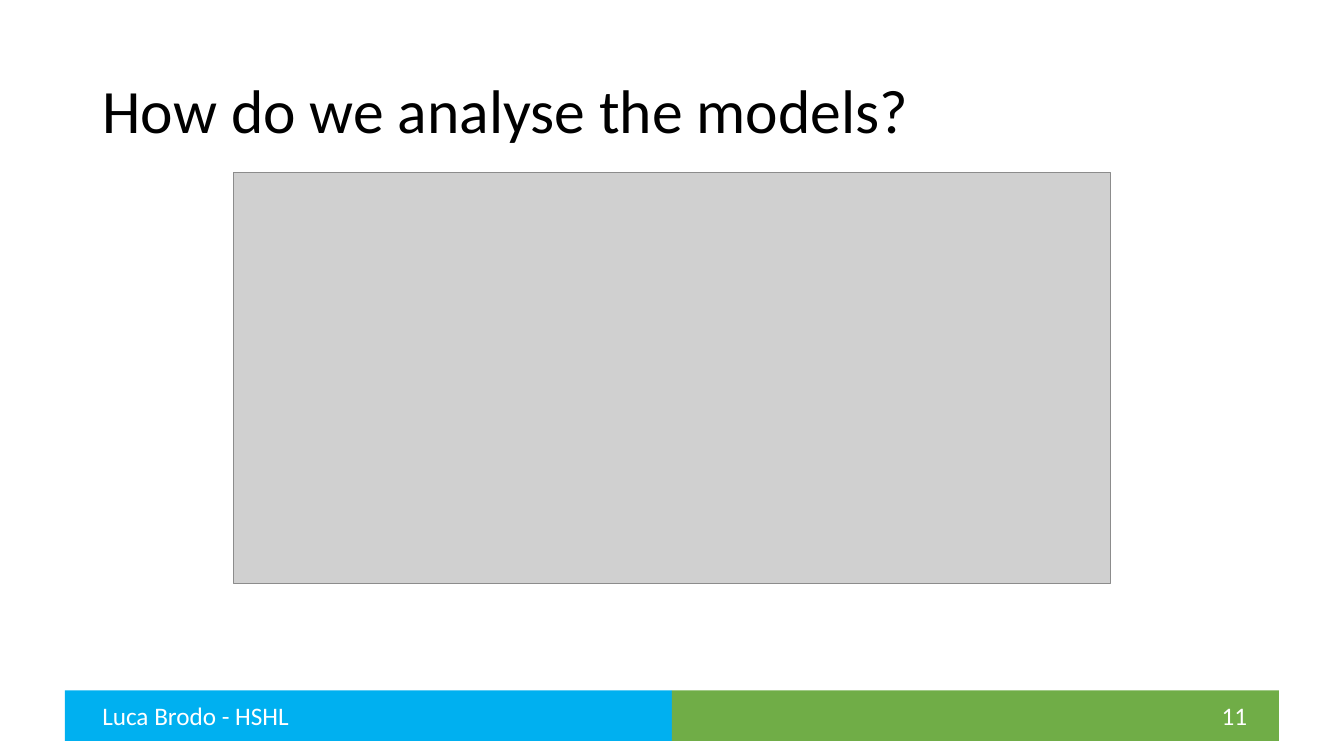
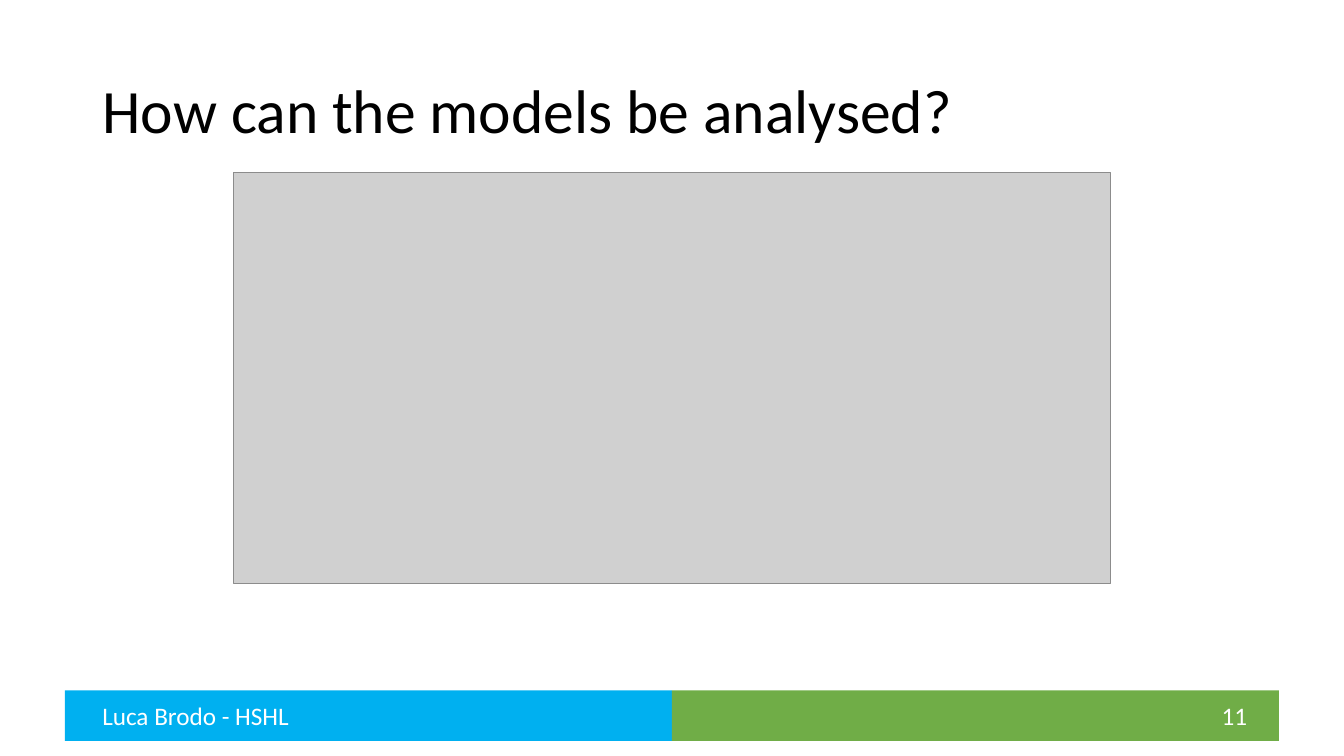
Before and after one commit to brodoluca/FinalThesisHSHL, a slide deck: slide 11 of Presentation/Final Presentation.pptx. Drawn at 1344x756 pixels with LibreOffice and Linux fonts; fonts in the diff are those of the drawing; grey boxes stand for pictures. Boxes give left, top, right and bottom in pixels: in the first picture for what was removed or moved away, otherwise in the second. Text is boxed around its words. In the diff, an @@ line names an element or a change of style, - is before the commit and + after.

```diff
--- a/Presentation/Final Presentation.pptx
+++ b/Presentation/Final Presentation.pptx
@@ title at bbox=[102, 90, 951, 143]: text changed @@
-How do we analyse the models?
+How can the models be analysed?
```
Also in this commit, not shown: 4 other slides changed, 1 slide added, 1 slide removed, 10 other files.
